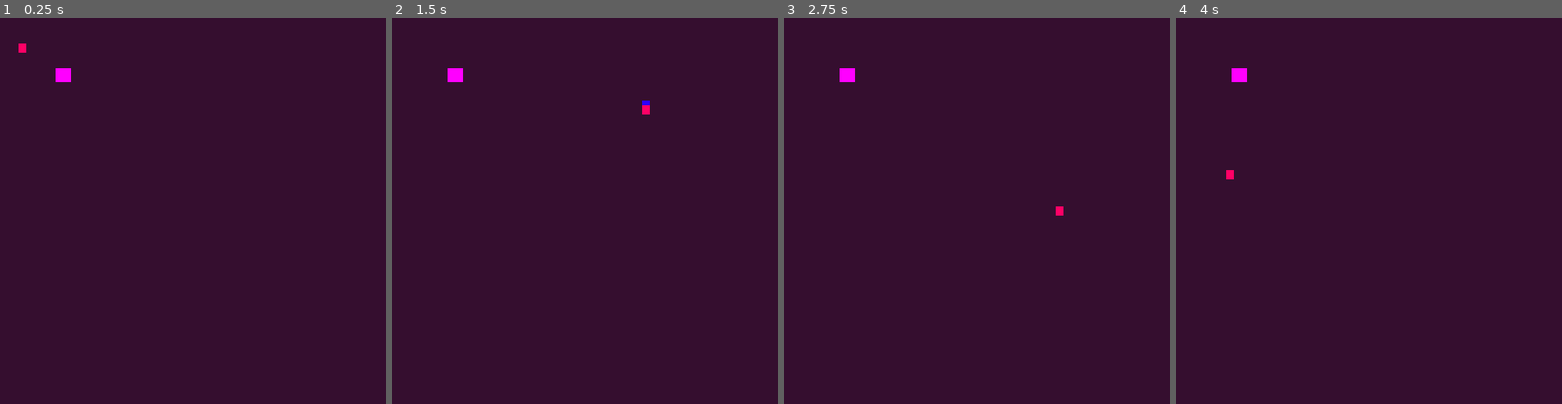
Above: before the commit, frames 1-4 (left to right).
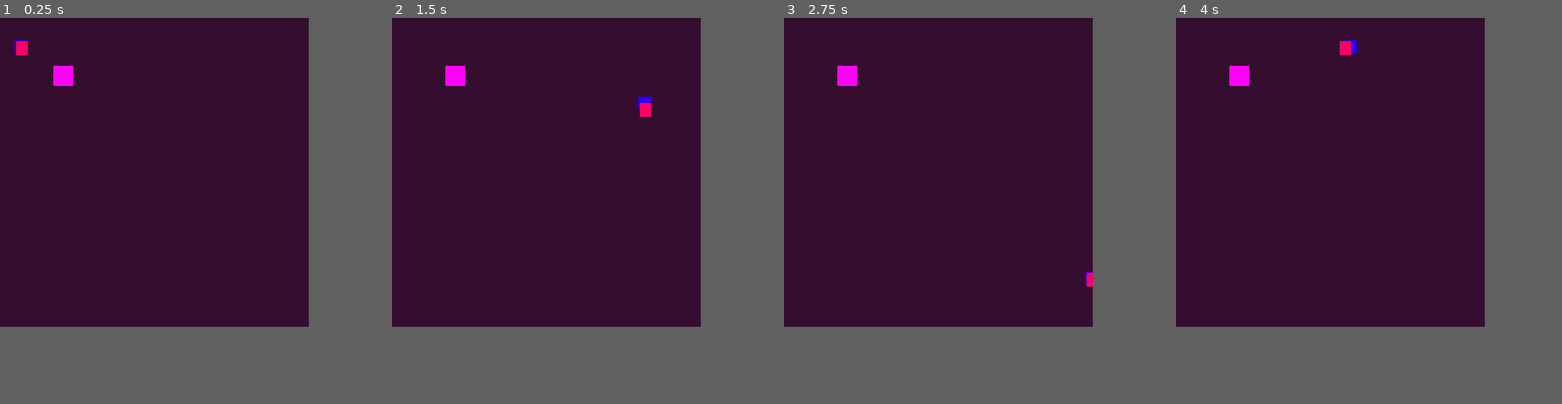
Above: after the commit, the same moments.

Repository: Zarathecat/badsnake
Game: Godot game, scene res://main.tscn
The game is run twice, just before and just after one commit, with the same random seed, the same clock (stepped at 60 frames per second) and the same inputs.
Inputs:
- Up to frame 1 (0.25 s): no input
- Up to frame 2 (1.5 s): tap Enter at 0.5 s; hold Right (move_right) 0.53-1.28 s; hold Down (move_down) from 1.28 s (still down)
- Up to frame 3 (2.75 s): release Down (move_down) at 2.03 s; hold Right (move_right) from 2.03 s (still down)
- Up to frame 4 (4 s): release Right (move_right) at 2.78 s; hold Up (move_up) 2.78-3.53 s; hold Left (move_left) from 3.53 s (still down)
In our replay, the window is 500x500 before the commit and 400x400 after it. These sizes can differ from the game's own. Grey fills any space a smaller window leaves; there, only what the larger window draws over its background counts as a difference.

The runs differ from the first frame. In frame 1, 0.2% of the frame differs, in the area x 3-19%, y 5-18%; in frame 2, 0.2%; in frame 3, 0.2%; in frame 4, 0.3%, in the area x 13-47%, y 5-42%.

Commit message:
Clean up and make game more fun
This commit cleans up some leftover messiness in the code.

It also sets some defaults to be more fun (screen size, snake size).

Diff:
--- a/food.tscn
+++ b/food.tscn
@@ -5,6 +5,7 @@
 [sub_resource type="PlaceholderTexture2D" id="PlaceholderTexture2D_5dkof"]
 
 [sub_resource type="CircleShape2D" id="CircleShape2D_ovkt4"]
+radius = 15.8114
 
 [node name="Food" type="Area2D"]
 position = Vector2(82, 74)
@@ -13,8 +14,8 @@
 metadata/_edit_group_ = true
 
 [node name="Sprite2D" type="Sprite2D" parent="."]
-position = Vector2(2.26498e-06, 4.76837e-07)
-scale = Vector2(20, 18)
+position = Vector2(8.34465e-07, 0.999999)
+scale = Vector2(26, 26)
 texture = SubResource("PlaceholderTexture2D_5dkof")
 
 [node name="CollisionShape2D" type="CollisionShape2D" parent="."]
--- a/head.tscn
+++ b/head.tscn
@@ -12,7 +12,7 @@
 [node name="Sprite2D" type="Sprite2D" parent="."]
 modulate = Color(1, 0.956863, 0.4, 1)
 position = Vector2(-1.43051e-06, -4.17233e-07)
-scale = Vector2(10, 12)
+scale = Vector2(15, 18)
 texture = SubResource("PlaceholderTexture2D_ttmku")
 
 [node name="CollisionShape2D" type="CollisionShape2D" parent="."]
--- a/main.gd
+++ b/main.gd
@@ -1,13 +1,6 @@
 extends Node
 
 var score = 0
-
-# hack because we start off with a game over
-# we will use this to avoid playing the deathsound right at
-# the start of the game. it also means it doesn't attempt to
-# make 1 sound per frame when we die, so accidentally
-# ends up sounding better.
-var death_counter = 1
 
 var window_size = DisplayServer.window_get_size()
 
@@ -82,8 +75,6 @@
 			#print(segments[i].position)#debug
 			segments[i].position = segments[i+1].position
 		segments[-1].position = $Head.position
-	else:
-		pass
 	check_snake($Head.position[0], $Head.position[1])
 	if death_flag == true:
 		print("I hit something!")
@@ -137,12 +128,12 @@
 # queue_free() removes objects from memory. So this destroys all
 # snake segments. Should probably look into whether it's wise to
 # be using get_tree() in both the make and destroy functions;
-# maybe they can get out of step. Anyway. We also clear the array.
+# maybe they can get out of step. Anyway. We set the snake to
+# reappear next round in the middle of the screen, and we stop
+# it from gliding until the player is ready to retry, via .last_dir
 # Some of this stuff needs splitting out and abstracting. Later!
 func game_over():
-	if death_counter % 10 == 0:
-		$Deathsound.play()
-	death_counter += 1
+	$Deathsound.play()
 	print("game over!")
 	print("Score: " + str(score))
 	var segments = get_tree().get_nodes_in_group("segments")
--- a/project.godot
+++ b/project.godot
@@ -17,8 +17,8 @@
 
 [display]
 
-window/size/viewport_width=500
-window/size/viewport_height=500
+window/size/viewport_width=400
+window/size/viewport_height=400
 
 [input]
 
--- a/segment.tscn
+++ b/segment.tscn
@@ -12,6 +12,8 @@
 
 [node name="Sprite2D" type="Sprite2D" parent="."]
 modulate = Color(0.172549, 1, 1, 1)
+position = Vector2(-1.5, -1.5)
+scale = Vector2(1.7, 1.7)
 texture = SubResource("PlaceholderTexture2D_mm51r")
 
 [node name="CollisionShape2D" type="CollisionShape2D" parent="."]
